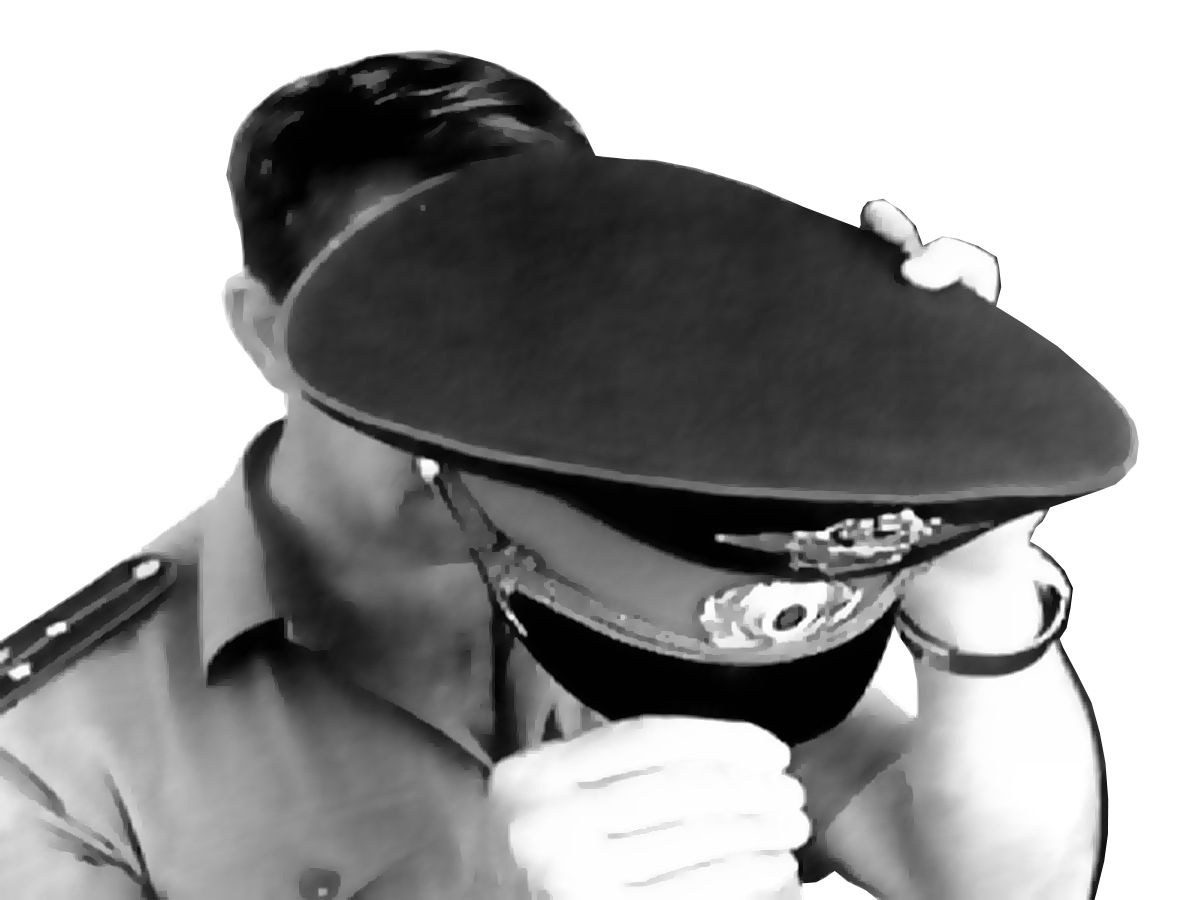
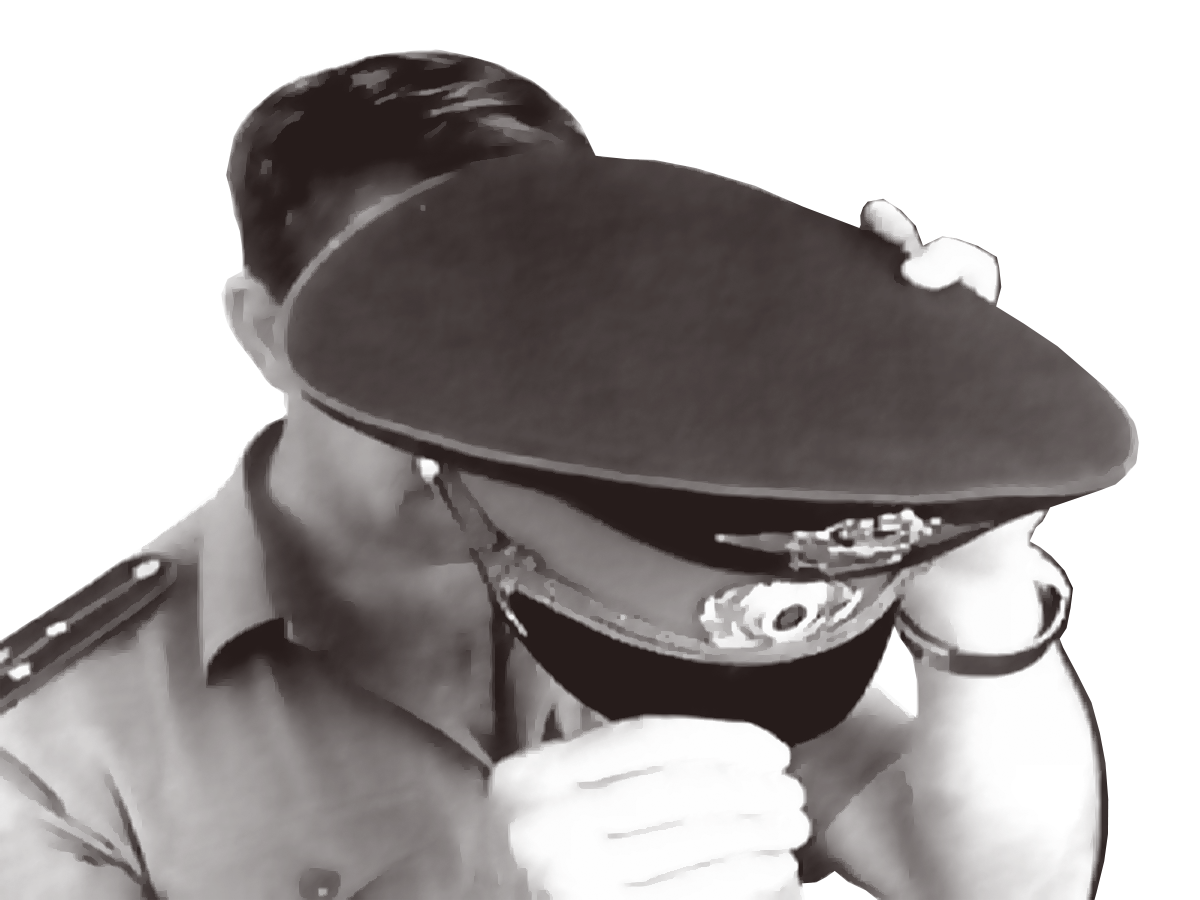
Comparing the layer stacks of the two 1200x900 images. Changes:
removed layer "Layer 8" over bbox(0, 50, 1139, 900)
removed layer "Layer 4" over bbox(0, 50, 1139, 900)
added layer "image_color" above "image_back" over bbox(0, 50, 1139, 900)
added layer "image_back" over bbox(0, 50, 1139, 900)
